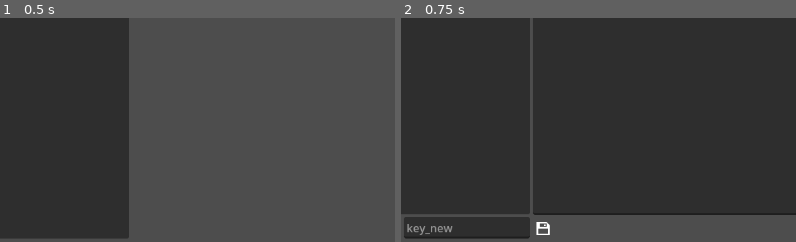
Above: before the commit, frames 1-2 (left to right).
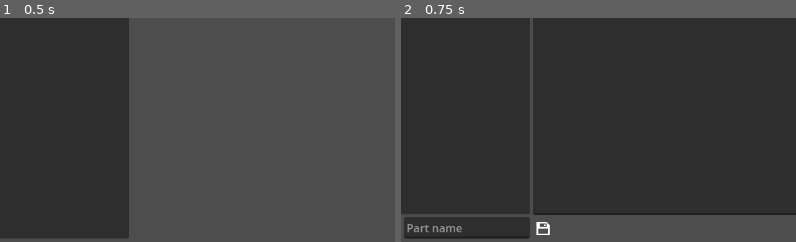
Above: after the commit, the same moments.

Repository: Medex81/100mina
Game: Godot game, scene res://app/scenes/lessons.tscn
Two runs of this game, one before a commit and one after it. Both use one fixed random seed, a clock stepped at 60 frames per second and the inputs below.
Inputs (mouse positions are % of the whole screen's width and height, from its top left):
- Up to frame 1 (0.5 s): no input
- Up to frame 2 (0.75 s): click (11, 7) at 0.52 s; type "Alex" at 0.6 s
The pictures show only the part of the screen within x 28-78%, y 50-100%; the shares and areas given below are measured in that part.

Frame 1 is identical in both runs. In frame 2, 0.2% of the frame differs, in the area x 2-16%, y 91-97%.

Commit message:
Added a hint to the part input holder.

Diff:
--- a/app/scenes/lessons.tscn
+++ b/app/scenes/lessons.tscn
@@ -154,7 +154,7 @@
 layout_mode = 2
 size_flags_horizontal = 3
 tooltip_text = "key_hint_part_name"
-placeholder_text = "key_new"
+placeholder_text = "key_hint_part_name_holder"
 
 [node name="chapter" type="VBoxContainer" parent="main/mediator"]
 visible = false
--- a/assets/translations/translates.csv
+++ b/assets/translations/translates.csv
@@ -55,6 +55,7 @@
 key_hint_add_part,Добавить часть урока,Add a lesson part
 key_hint_remove_part,Удалить выделенную часть урока,Remove the selected lesson part
 key_hint_part_name,Имя добавляемой части урока,Name of the lesson part to be added
+key_hint_part_name_holder,Название части,Part name
 key_hint_save_symbols,Сохранить введенные символы в выделенной части,Save the entered characters in the selected part
 key_hint_rename_user,Изменить имя пользователя,Change User Name
 key_hint_add_user,Добавить пользователя,Add a user
